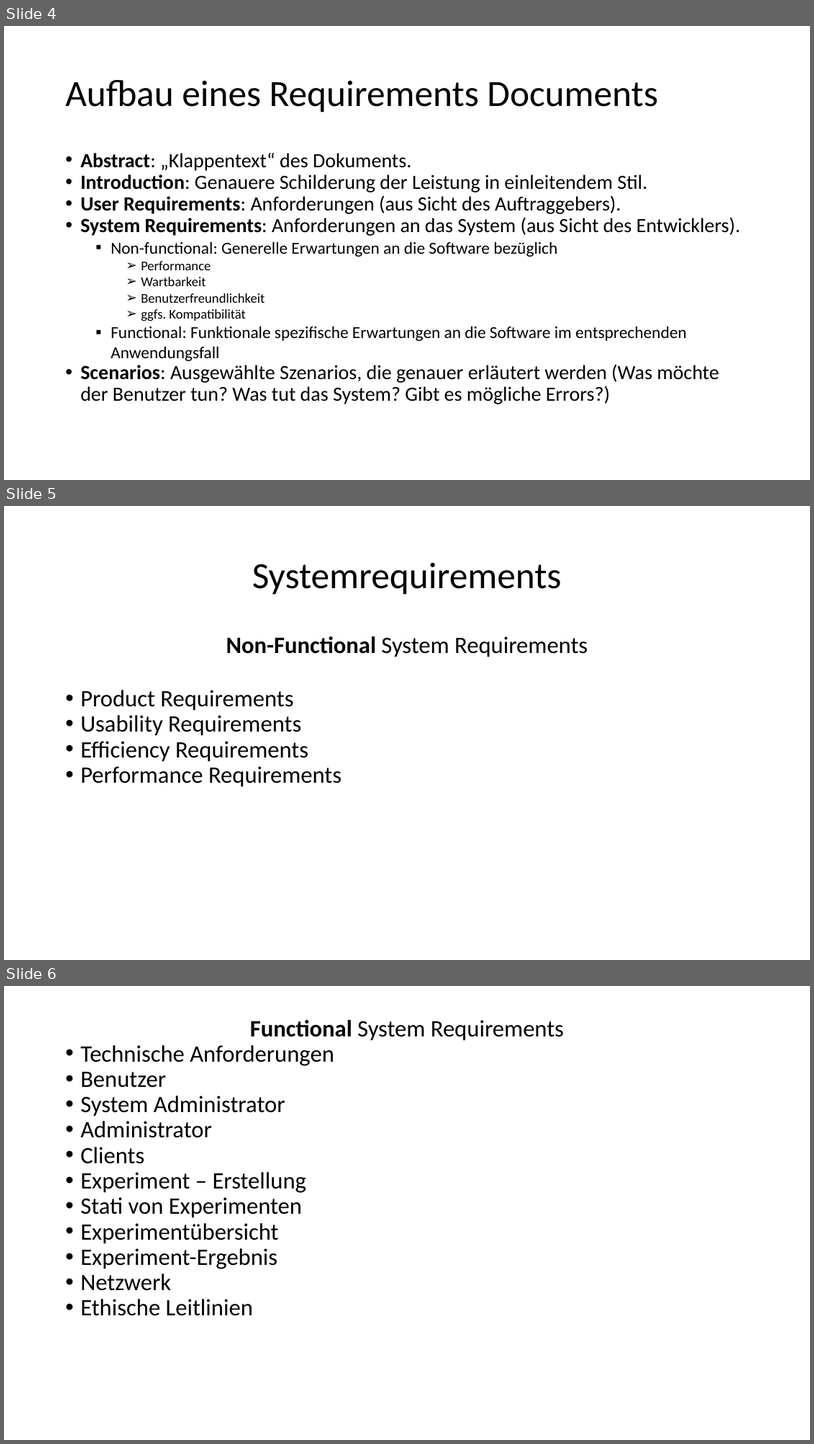
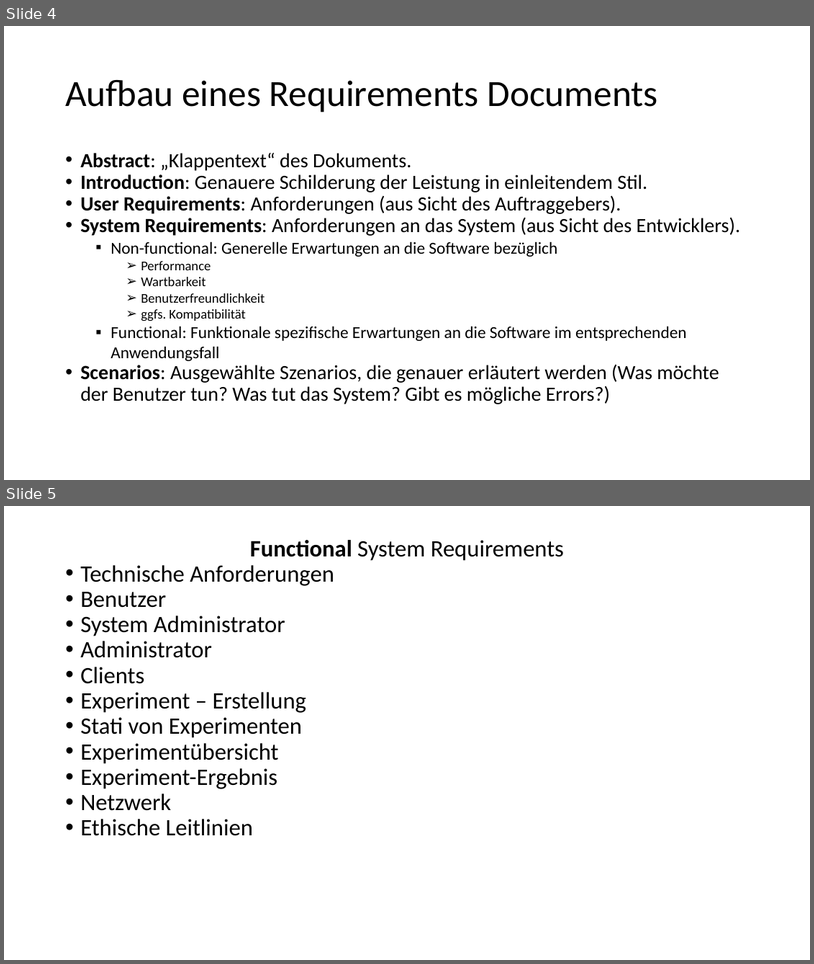
Before and after one commit to rkleee/seGruppeH, a slide deck: Präsi_Requirements-RebeccaTest.pptx. Shown one above the other, each under a label of ours: slides 4, 5 and 6 before the commit, slides 4 and 5 after it. The pictures are 814x1444 and 814x964 pixels, drawn with LibreOffice and Linux fonts; fonts in the diff are those of the drawing. Boxes give left, top, right and bottom in pixels: in the first picture for what was removed or moved away, otherwise in the second. Text is boxed around its words. In the diff, an @@ line names an element or a change of style, - is before the commit and + after.

```diff
--- a/Präsi_Requirements-RebeccaTest.pptx
+++ b/Präsi_Requirements-RebeccaTest.pptx
@@ slide 5 removed at [4,506,810,960], background #FFFFFF @@
@@ text removed at [252,562,562,595] @@
-Systemrequirements
@@ text removed at [80,636,588,787] @@
-Non-Functional System Requirements
-• Product Requirements
-• Usability Requirements
-• Efficiency Requirements
-• Performance Requirements
@@ what was slide 6 is now slide 5 @@
```
Also in this commit, not shown: 4 slides added, 1 other slide removed, 4 other files.
